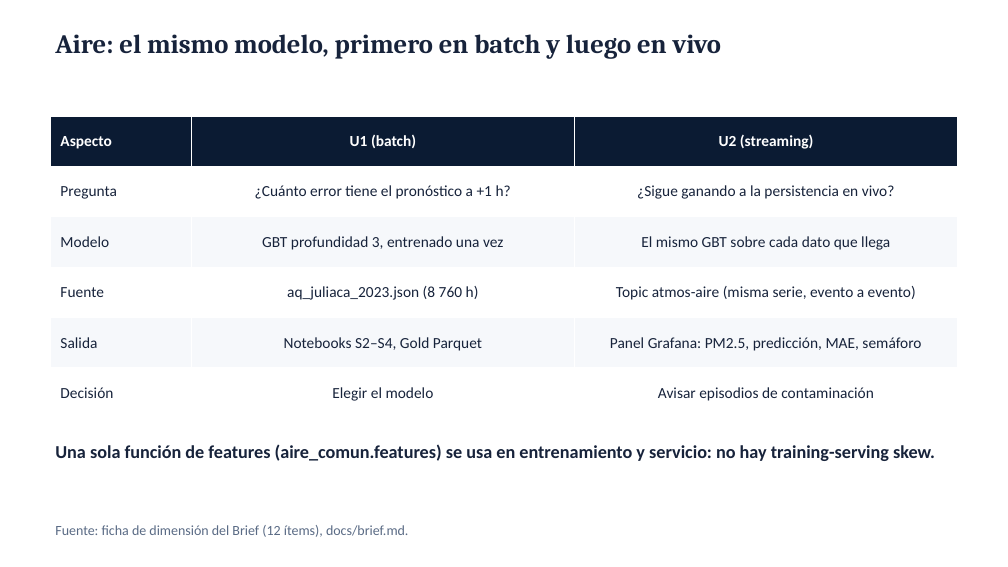
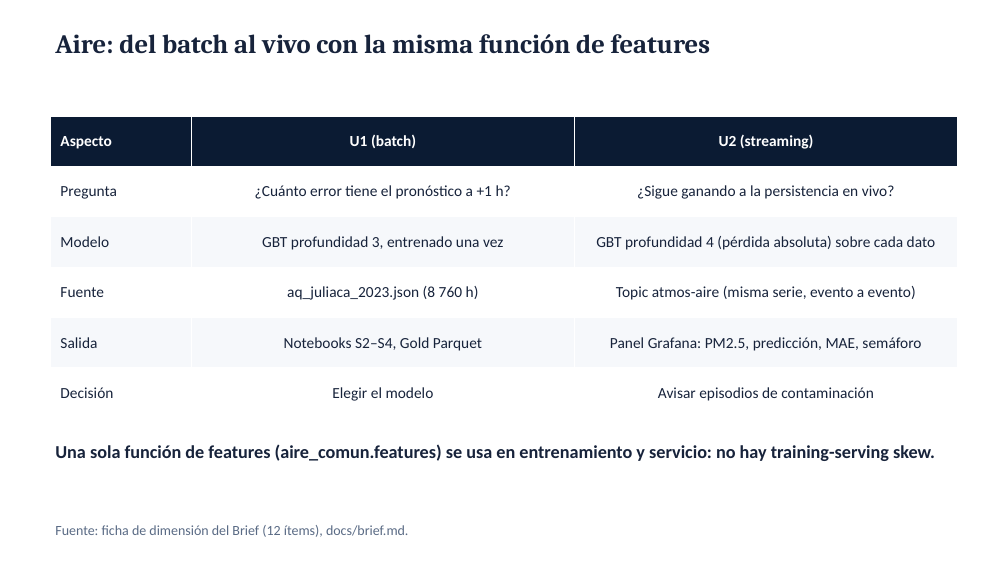
Before and after one commit to Lanzeloth03/lambda26-bigdata, a slide deck: slide 5 of presentacion/EcoData_U1_U2_Aire_Lanzeloth.pptx. Drawn at 1008x567 pixels with LibreOffice and Linux fonts; fonts in the diff are those of the drawing. Boxes give left, top, right and bottom in pixels: in the first picture for what was removed or moved away, otherwise in the second. Text is boxed around its words. In the diff, an @@ line names an element or a change of style, - is before the commit and + after.

```diff
--- a/presentacion/EcoData_U1_U2_Aire_Lanzeloth.pptx
+++ b/presentacion/EcoData_U1_U2_Aire_Lanzeloth.pptx
@@ text at (55, 34, 710, 54): text changed @@
-Aire: el mismo modelo, primero en batch y luego en vivo
+Aire: del batch al vivo con la misma función de features
@@ table at (50, 116, 958, 418) @@
-row 3, column 3: El mismo GBT sobre cada dato que llega
+row 3, column 3: GBT profundidad 4 (pérdida absoluta) sobre cada dato
```
Also in this commit, not shown: 7 other slides changed, 1 slide added, 16 other files.
